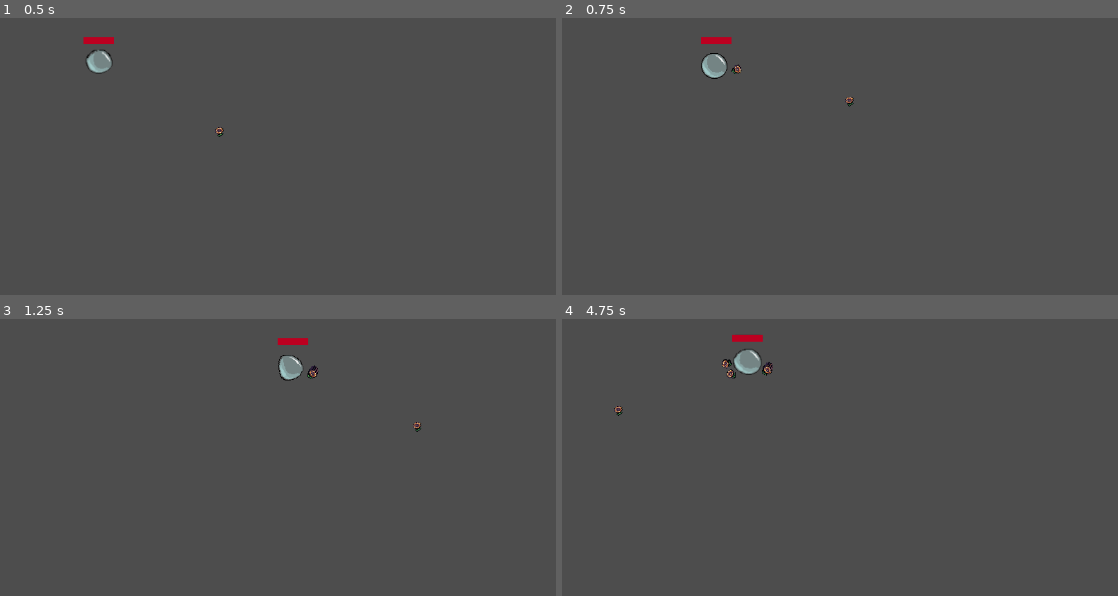
Above: before the commit, frames 1-4 (two rows, left to right).
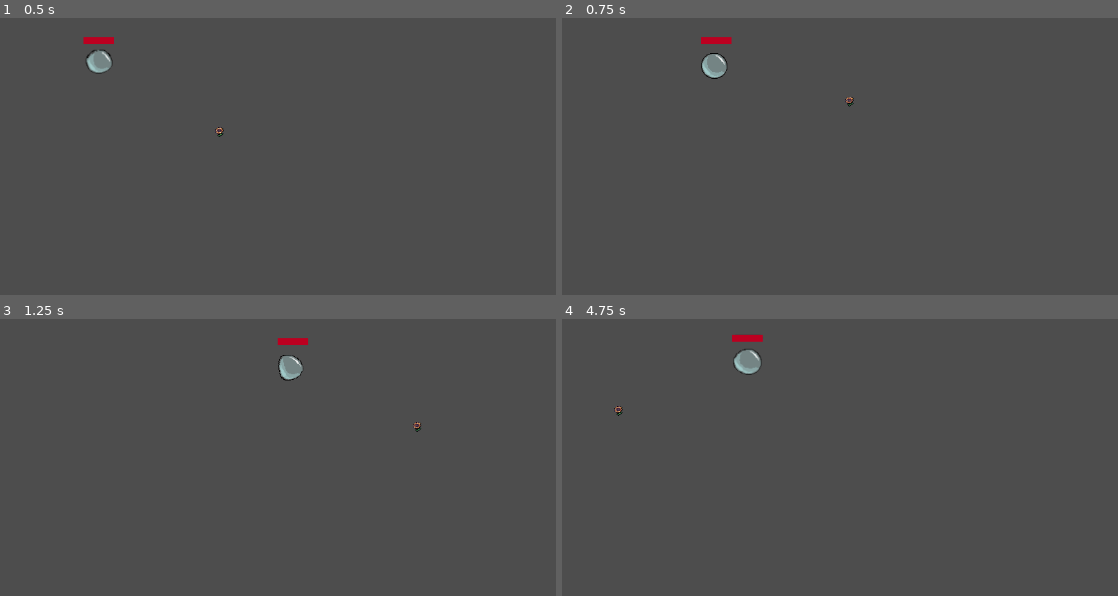
Above: after the commit, the same moments.

Repository: ConnorTamme/Bubble-Power
Game: Godot game, scene res://player.tscn
Two runs of this game, one before a commit and one after it. Both use one fixed random seed, a clock stepped at 60 frames per second and the inputs below.
Inputs (mouse positions are in pixels of both pictures, inside the frame that each line leads up to):
- Up to frame 1 (0.5 s): no input
- Up to frame 2 (0.75 s): move the mouse to (1034, 153) at 0.52 s; press the mouse at (1034, 153) at 0.53 s; hold D (p1_right) from 0.53 s (still down)
- Up to frame 3 (1.25 s): keep holding D (p1_right)
- Up to frame 4 (4.75 s): move the mouse to (701, 499) at 1.27 s; release D (p1_right) at 1.28 s; release the mouse at (701, 499) at 1.28 s; hold S (p1_down) 1.28-2.03 s; tap Ctrl (p1_sneak) at 1.35, 3.6 s; move the mouse to (940, 379) at 2.02 s; hold D (p1_right) 2.03-2.78 s; tap Shift (p1_sprint) at 2.1, 4.35 s; move the mouse to (823, 568) at 2.77 s; hold W (p1_up) 2.78-3.53 s; click (823, 568) at 2.85 s; move the mouse to (1101, 546) at 3.52 s; hold A (p1_left) from 3.53 s (still down); move the mouse to (623, 410) at 4.27 s

Frame 1 is identical in both runs. In frame 2, less than 0.1% of the frame differs, in the area x 30-33%, y 16-21%; in frame 3, less than 0.1%; in frame 4, 0.2%, in the area x 28-38%, y 14-22%.

Commit message:
updated player script with bones for weapons

Diff:
--- a/player.gd
+++ b/player.gd
@@ -1,28 +1,25 @@
 extends CharacterBody2D
 class_name Player
 
+var DEBUG: bool = false;
+
 @export var speed = 400
-@export var shotDelay = 0.5
-@export var bullet : PackedScene
-#@export var shotspeed:Vector2 = Vector2(200,0)
-var shotspeed = 3000
 @export var playerID = 1
-@export var hitDamage = 20
 
 @export var sprintFactor = 1.5
 @export var sneakFactor = 0.8
 var maxHealth = 100
 var screen_size
-var DEBUG: bool = false;
 var shotDirection = 0
 var health = maxHealth
 
-# Variables for diverse cast
+# Animation Variables
 var walkAnimRight = "walk_right"
 var walkAnimLeft = "walk_left"
-var walkAnimName = "walk"
+var walkAnimName = walkAnimRight
 var idleAnimName = "idle"
 
+# Control Variables
 var rightInput = "p1_right"
 var leftInput = "p1_left"
 var upInput = "p1_up"
@@ -39,9 +36,14 @@
 
 # Shooting Variables
 var distFromPlayer = 30
+#var currWeapon: Weapon
+#@export var defaultWeapon: Weapon
+
 
 func _ready():
 	screen_size = get_viewport_rect().size
+
+	# Make crosshair
 	crossHair = crossHairObj.instantiate();
 	add_child(crossHair)
 
@@ -51,13 +53,15 @@
 	# Where player starts on screen
 	position = Vector2(screen_size.x/4, screen_size.y/4)
 
+	# Calculate stats:
+	#maxHealth = baseHealth +
+	health = maxHealth
+
 	# Connect Health bar
 	$HealthBar.max_value = maxHealth
 	$HealthBar.value = health
 
-	#throw error if no bullet
-	if(bullet == null): # Move this so it is not done every time.
-			push_error("No bullet assigned to Player #", playerID)
+	#currWeapon = $WeaponSingleton.GetPlayerWeapon()
 
 
 func checkHealth():
@@ -125,25 +129,13 @@
 	getAttackAngle()
 
 	#Shooting
-	if Input.is_action_pressed(shootInput):# and $ShotTimer.is_stopped():
-		var shot
-		if(bullet != null): # Move this so it is not done every time.
-			var rotate_by = atan2(crosshairPos.x, crosshairPos.y)
-			shot = bullet.instantiate();
-			shot.rotate(rotate_by)
-			shot.position = distFromPlayer * crosshairPos.normalized()
-			shot.linear_velocity = (shotspeed * crosshairPos.normalized())
-			#shot.set_collision_layer_value(playerID, false)
-			add_child(shot)
-		$ShotTimer.start(shotDelay);
+	if Input.is_action_pressed(shootInput):
+		#currWeapon.Attack()
+		pass
 
 func _die():
-	print("ARRRGH!!! PLAYER ", str(playerID), " has died!")
-	Singleton._killPlayer(playerID);
 	queue_free()
 
 func _on_body_entered(body: Node2D) -> void:
 	if body.get_parent() != self:
-		if DEBUG:
-			print("Player", str(playerID), " got shot! O.o")
-		health -= hitDamage
+		print("Player got shot! O.o")
--- a/player.tscn
+++ b/player.tscn
@@ -1,7 +1,6 @@
-[gd_scene load_steps=31 format=3 uid="uid://txylmowsjix5"]
+[gd_scene load_steps=22 format=3 uid="uid://txylmowsjix5"]
 
 [ext_resource type="Script" path="res://player.gd" id="1_62uao"]
-[ext_resource type="Texture2D" uid="uid://d2o7uo1vd8akm" path="res://yellowNinja_idle.png" id="1_kq2au"]
 [ext_resource type="PackedScene" uid="uid://cwvedr0w82n7i" path="res://projectile.tscn" id="2_v24g0"]
 [ext_resource type="Texture2D" uid="uid://b7g8cwsdc1vqw" path="res://bubbles.png" id="3_po64j"]
 [ext_resource type="Texture2D" uid="uid://dbhrsjave3biw" path="res://walk_right_player.png" id="5_ad1qb"]
@@ -29,38 +28,6 @@
 [sub_resource type="AtlasTexture" id="AtlasTexture_o0m3m"]
 atlas = ExtResource("3_po64j")
 region = Rect2(53, 55, 45, 45)
-
-[sub_resource type="AtlasTexture" id="AtlasTexture_12jto"]
-atlas = ExtResource("1_kq2au")
-region = Rect2(45, 60, 36, 36)
-
-[sub_resource type="AtlasTexture" id="AtlasTexture_yj4t4"]
-atlas = ExtResource("1_kq2au")
-region = Rect2(173, 60, 36, 36)
-
-[sub_resource type="AtlasTexture" id="AtlasTexture_ifp3x"]
-atlas = ExtResource("1_kq2au")
-region = Rect2(301, 60, 36, 36)
-
-[sub_resource type="AtlasTexture" id="AtlasTexture_4xchs"]
-atlas = ExtResource("1_kq2au")
-region = Rect2(429, 60, 36, 36)
-
-[sub_resource type="AtlasTexture" id="AtlasTexture_g3ih8"]
-atlas = ExtResource("1_kq2au")
-region = Rect2(557, 60, 36, 36)
-
-[sub_resource type="AtlasTexture" id="AtlasTexture_holn1"]
-atlas = ExtResource("1_kq2au")
-region = Rect2(685, 60, 36, 36)
-
-[sub_resource type="AtlasTexture" id="AtlasTexture_6mn7i"]
-atlas = ExtResource("1_kq2au")
-region = Rect2(813, 60, 36, 36)
-
-[sub_resource type="AtlasTexture" id="AtlasTexture_1xqn4"]
-atlas = ExtResource("1_kq2au")
-region = Rect2(941, 60, 36, 36)
 
 [sub_resource type="AtlasTexture" id="AtlasTexture_2cj1g"]
 atlas = ExtResource("6_6yr57")
@@ -118,35 +85,6 @@
 }, {
 "frames": [{
 "duration": 1.0,
-"texture": SubResource("AtlasTexture_12jto")
-}, {
-"duration": 1.0,
-"texture": SubResource("AtlasTexture_yj4t4")
-}, {
-"duration": 1.0,
-"texture": SubResource("AtlasTexture_ifp3x")
-}, {
-"duration": 1.0,
-"texture": SubResource("AtlasTexture_4xchs")
-}, {
-"duration": 1.0,
-"texture": SubResource("AtlasTexture_g3ih8")
-}, {
-"duration": 1.0,
-"texture": SubResource("AtlasTexture_holn1")
-}, {
-"duration": 1.0,
-"texture": SubResource("AtlasTexture_6mn7i")
-}, {
-"duration": 1.0,
-"texture": SubResource("AtlasTexture_1xqn4")
-}],
-"loop": true,
-"name": &"walk",
-"speed": 5.0
-}, {
-"frames": [{
-"duration": 1.0,
 "texture": SubResource("AtlasTexture_2cj1g")
 }, {
 "duration": 1.0,
@@ -188,7 +126,6 @@
 motion_mode = 1
 platform_wall_layers = 1
 script = ExtResource("1_62uao")
-bullet = ExtResource("2_v24g0")
 crossHairObj = ExtResource("2_v24g0")
 
 [node name="CollisionShape2D" type="CollisionShape2D" parent="."]
@@ -197,10 +134,7 @@
 [node name="AnimatedSprite2D" type="AnimatedSprite2D" parent="."]
 position = Vector2(-2, 2)
 sprite_frames = SubResource("SpriteFrames_uu36j")
-animation = &"walk_right"
-
-[node name="ShotTimer" type="Timer" parent="."]
-one_shot = true
+animation = &"idle"
 
 [node name="HealthBar" type="ProgressBar" parent="."]
 layout_direction = 2
